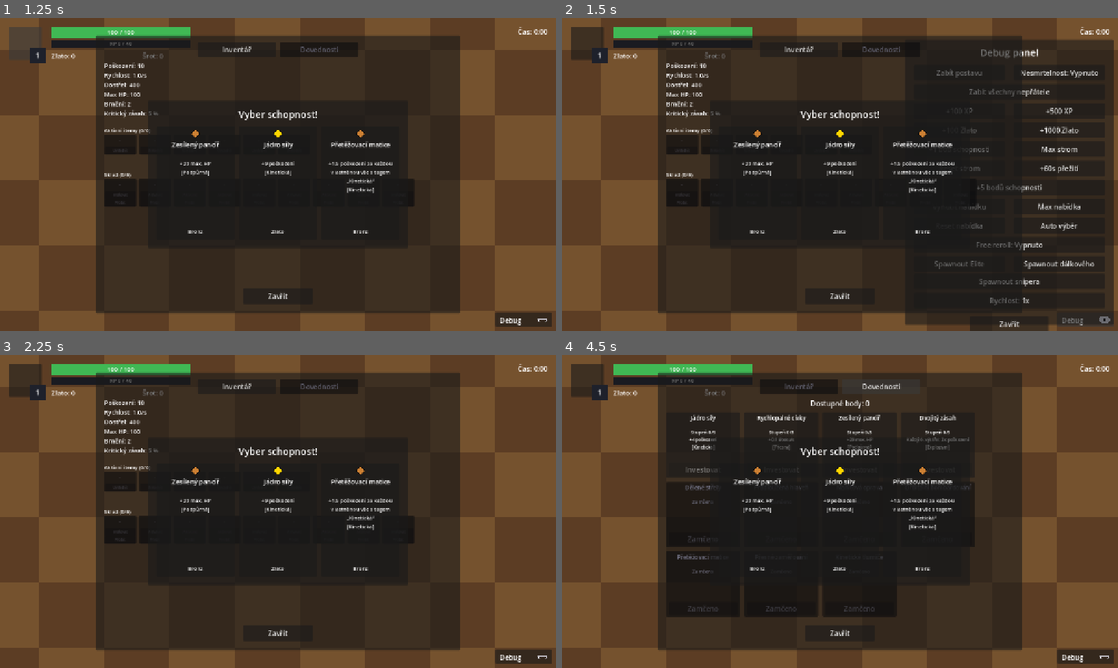
Above: before the commit, frames 1-4 (two rows, left to right).
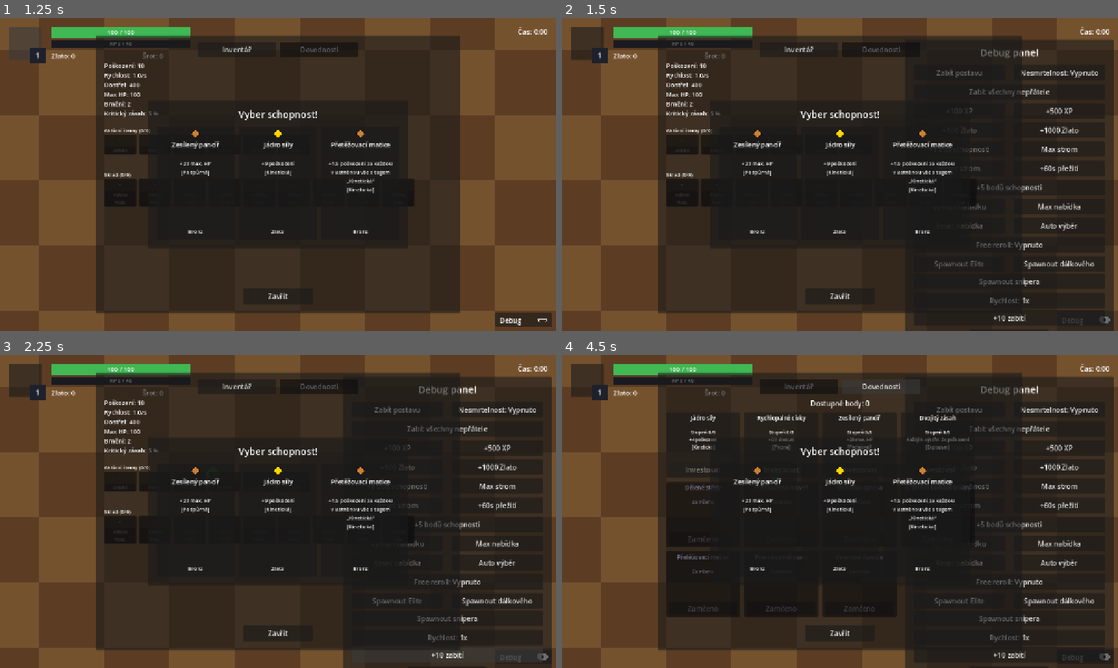
Above: after the commit, the same moments.

Repository: Wazzbi/auto-battler
Game: Godot game, scene res://scenes/main.tscn
Two runs of this game, one before a commit and one after it. Both use one fixed random seed, a clock stepped at 60 frames per second and the inputs below.
Inputs (mouse positions are in pixels of both pictures, inside the frame that each line leads up to):
- Up to frame 1 (1.25 s): click (27, 43) at 0.5 s
- Up to frame 2 (1.5 s): click "Debug" at 1.25 s
- Up to frame 3 (2.25 s): click (444, 655) at 2 s, where only the run after the commit has a clickable "+10 zabití"
- Up to frame 4 (4.5 s): click "Inventář" at 2.75 s; click (956, 411) at 3.5 s, where only the run after the commit has a clickable "Zabít postavu"; click "Dovednosti" at 4.25 s

Frame 1 is identical in both runs. In frame 2, 0.7% of the frame differs, in the area x 61-100%, y 94-100%; in frame 3, 21%, in the area x 61-100%, y 7-100%; in frame 4, 20%.

Commit message:
Nabídka schopností na základě počtu zabití místo časovače
Nahrazuje ABILITY_OFFER_INTERVAL_SECONDS (časovač) systémem vázaným na
tempo hráčova zabíjení - explicit user request, tempo voleb se má
odvíjet od toho, co hráč dělá, ne od hodin. Obchod zůstává zatím na
časovači beze změny.

game_manager.gd:
- enemies_killed počítá celkový počet zabití za běh
- _ability_kill_threshold(offer_index) - odmocninová křivka kumulativního
  prahu (10, 28, 52, 80, 112, ...), stejná filozofie jako
  _get_target_concurrent_count() v main.gd (postupný, ne skokový růst)
- enemy_defeated() dostal 4. parametr death_position, při překročení
  prahu emitne nový signál ability_pickup_dropped(position) - nabídka
  se NEspustí hned, jen se oznámí, že má dropnout kosočtverec
- request_ability_offer() - nové veřejné rozhraní pro "hráč sebral
  kosočtverec", debug_force_ability_draft() je teď jen alias nad ním
- debug_add_kills(count) pro rychlé testování bez grindění

scenes/pickups/ability_pickup.gd (nová scéna): zelený kosočtverec
(Polygon2D, procedurální, žádný asset), sleduje vzdálenost k hráči,
při vstupu do pickup_radius vyžádá nabídku a hned se zničí (zmizí při
doteku, ne až po výběru - jednodušší, bez rizika záměny dvou současně
ležících kosočtverců, explicit user rozhodnutí).

main.gd: naslouchá ability_pickup_dropped, spawne kosočtverec přesně
na místě smrti.

enemy.gd: _die() posílá global_position do enemy_defeated().

hud.gd/hud.tscn: nové Debug tlačítko "+10 zabití".

Ověřeno headless testy (13 + 5 + 5 kontrol): křivka prahů, přesné
spuštění na kill, co práh překročí, pozice kosočtverce, sběr v dosahu,
okamžité zničení, obchodní časovač beze změny.

CLAUDE.md: nová sekce "Schopnosti na základě zabití", top-down pivot
označen jako COMPLETE.

Co-Authored-By: Claude Sonnet 5 <noreply@anthropic.com>

Diff:
--- a/scenes/enemies/enemy.gd
+++ b/scenes/enemies/enemy.gd
@@ -107,5 +107,5 @@
 	if _is_dead:
 		return
 	_is_dead = true
-	GameManager.enemy_defeated(reward, xp_reward, scrap_reward)
+	GameManager.enemy_defeated(reward, xp_reward, scrap_reward, global_position)
 	queue_free()
--- a/scenes/main.gd
+++ b/scenes/main.gd
@@ -53,6 +53,11 @@
 ## nepřátelé - nahrazuje dřívější "jen na 10. vlně". PRVNÍ ODHAD (každé 3
 ## minuty), needoladěné hraním.
 @export var elite_checkpoints_seconds: Array[float] = [180.0, 360.0, 540.0, 720.0, 900.0]
+## Scéna zeleného kosočtverce (viz "Schopnosti na základě zabití" v
+## CLAUDE.md) - main.gd ho spawne na místě smrti nepřítele, který překročil
+## další práh zabití (GameManager.ability_pickup_dropped), stejně jako
+## spawnuje nepřátele - vlastní scénu/pozici, GameManager jen řekne KDY a KDE.
+@export var ability_pickup_scene: PackedScene
 
 @onready var player: Node2D = $Player
 @onready var camera: Camera2D = $Camera2D
@@ -77,6 +82,7 @@
 func _ready() -> void:
 	GameManager.game_over_triggered.connect(_on_game_over)
 	GameManager.game_won_triggered.connect(_on_game_won)
+	GameManager.ability_pickup_dropped.connect(_on_ability_pickup_dropped)
 
 	hud.connect_player(player)
 	hud.connect_main(self)
@@ -200,6 +206,19 @@
 	hud.show_victory(GameManager.currency)
 
 
+## Zavolá GameManager.enemy_defeated(), když zabitý nepřítel překročí další
+## kumulativní práh zabití (viz "Schopnosti na základě zabití" v CLAUDE.md) -
+## spawne zelený kosočtverec na místě smrti. Samotné vyžádání nabídky
+## (GameManager.request_ability_offer()) proběhne až při sebrání, viz
+## ability_pickup.gd.
+func _on_ability_pickup_dropped(position: Vector2) -> void:
+	if ability_pickup_scene == null:
+		return
+	var pickup: Node2D = ability_pickup_scene.instantiate()
+	add_child(pickup)
+	pickup.global_position = position
+
+
 # --- Debug panel ---------------------------------------------------------
 
 ## DEBUG: okamžitě dobije všechny živé nepřátele (přes jejich normální
--- a/scenes/main.tscn
+++ b/scenes/main.tscn
@@ -1,28 +1,30 @@
-[gd_scene load_steps=9 format=3]
+[gd_scene format=3 uid="uid://dm7rvfff60fdp"]
 
-[ext_resource type="Script" path="res://scenes/main.gd" id="1_main_script"]
+[ext_resource type="Script" uid="uid://3p2epm4iqclt" path="res://scenes/main.gd" id="1_main_script"]
 [ext_resource type="PackedScene" path="res://scenes/levels/level_01.tscn" id="2_level"]
 [ext_resource type="PackedScene" path="res://scenes/player/player.tscn" id="3_player"]
 [ext_resource type="PackedScene" path="res://scenes/enemies/enemy.tscn" id="4_enemy"]
-[ext_resource type="PackedScene" path="res://scenes/ui/hud.tscn" id="5_hud"]
+[ext_resource type="PackedScene" uid="uid://ly7hjb0bk35a" path="res://scenes/ui/hud.tscn" id="5_hud"]
 [ext_resource type="PackedScene" path="res://scenes/enemies/elite_enemy.tscn" id="6_elite_enemy"]
-[ext_resource type="Script" path="res://scenes/camera_follow.gd" id="7_camera_follow"]
+[ext_resource type="Script" uid="uid://ilkhblcakne1" path="res://scenes/camera_follow.gd" id="7_camera_follow"]
 [ext_resource type="PackedScene" path="res://scenes/enemies/ranged_enemy.tscn" id="8_ranged_enemy"]
 [ext_resource type="PackedScene" path="res://scenes/enemies/sniper_enemy.tscn" id="9_sniper_enemy"]
+[ext_resource type="PackedScene" path="res://scenes/pickups/ability_pickup.tscn" id="10_ability_pickup"]
 
-[node name="Main" type="Node2D"]
+[node name="Main" type="Node2D" unique_id=1752286728]
 script = ExtResource("1_main_script")
 enemy_scene = ExtResource("4_enemy")
 elite_enemy_scene = ExtResource("6_elite_enemy")
 ranged_enemy_scene = ExtResource("8_ranged_enemy")
 sniper_enemy_scene = ExtResource("9_sniper_enemy")
+ability_pickup_scene = ExtResource("10_ability_pickup")
 
-[node name="Level01" parent="." instance=ExtResource("2_level")]
+[node name="Level01" parent="." unique_id=75340192 instance=ExtResource("2_level")]
 
-[node name="Player" parent="." instance=ExtResource("3_player")]
+[node name="Player" parent="." unique_id=1875474481 instance=ExtResource("3_player")]
 position = Vector2(150, 500)
 
-[node name="Camera2D" type="Camera2D" parent="."]
+[node name="Camera2D" type="Camera2D" parent="." unique_id=1035582601]
 script = ExtResource("7_camera_follow")
 
-[node name="HUD" parent="." instance=ExtResource("5_hud")]
+[node name="HUD" parent="." unique_id=1687170449 instance=ExtResource("5_hud")]
--- /dev/null
+++ b/scenes/pickups/ability_pickup.gd
@@ -0,0 +1,35 @@
+extends Node2D
+## Zelený kosočtverec, který dropne na místo smrti nepřítele, jenž překročil
+## další kumulativní práh zabití (viz GameManager.enemy_defeated()/
+## _ability_kill_threshold(), "Schopnosti na základě zabití" v CLAUDE.md).
+## Hráč ho sebere pouhým průchodem nablízko (žádný klik/tlačítko, stejný
+## "gem pickup" princip jako ve Vampire Survivors) - jakmile je v dosahu
+## pickup_radius, ihned vyžádá nabídku schopností (GameManager.
+## request_ability_offer(), stejná fronta jako dřív spouštěl časovač nebo
+## konec vlny) a sám se zničí. Zmizí HNED při doteku, ne až po skutečném
+## výběru v panelu - vizuálně nerozeznatelné (panel hru pauzne prakticky ve
+## stejném snímku), ale jednodušší a bez rizika, že by dva současně ležící
+## kosočtverce spletly, který patří ke které nabídce (explicit user
+## rozhodnutí 2026-09-27).
+
+@export var pickup_radius: float = 40.0
+
+var _player_ref: Node2D = null
+var _collected: bool = false
+
+
+func _ready() -> void:
+	add_to_group("ability_pickups")
+	_player_ref = get_tree().get_first_node_in_group("player")
+
+
+func _process(_delta: float) -> void:
+	if _collected or GameManager.state != GameManager.State.PLAYING:
+		return
+	if _player_ref == null or not is_instance_valid(_player_ref):
+		return
+
+	if global_position.distance_to(_player_ref.global_position) <= pickup_radius:
+		_collected = true
+		GameManager.request_ability_offer()
+		queue_free()
--- /dev/null
+++ b/scenes/pickups/ability_pickup.tscn
@@ -0,0 +1,10 @@
+[gd_scene load_steps=2 format=3]
+
+[ext_resource type="Script" path="res://scenes/pickups/ability_pickup.gd" id="1_script"]
+
+[node name="AbilityPickup" type="Node2D"]
+script = ExtResource("1_script")
+
+[node name="Polygon2D" type="Polygon2D" parent="."]
+color = Color(0.2, 0.9, 0.3, 1)
+polygon = PackedVector2Array(0, -18, 18, 0, 0, 18, -18, 0)
--- a/scenes/ui/hud.gd
+++ b/scenes/ui/hud.gd
@@ -175,6 +175,10 @@
 ## se týkají souběžného systému SCHOPNOSTÍ (náhodná nabídka).
 @onready var debug_add_many_skill_points_button: Button = $Control/DebugPanel/AddManySkillPointsButton
 @onready var debug_force_ability_draft_button: Button = $Control/DebugPanel/ForceAbilityDraftButton
+## Posune GameManager.enemies_killed o 10 (viz "Schopnosti na základě
+## zabití" v CLAUDE.md) - pro rychlé přiblížení se dalšímu prahu bez
+## skutečného grindění zabití.
+@onready var debug_add_kills_button: Button = $Control/DebugPanel/AddKillsButton
 @onready var debug_max_abilities_button: Button = $Control/DebugPanel/MaxAbilitiesButton
 @onready var debug_reset_abilities_button: Button = $Control/DebugPanel/ResetAbilitiesButton
 @onready var debug_ability_auto_toggle: Button = $Control/DebugPanel/AbilityAutoToggle
@@ -979,6 +983,7 @@
 			GameManager.debug_add_skill_point()
 	)
 	debug_force_ability_draft_button.pressed.connect(func(): GameManager.debug_force_ability_draft())
+	debug_add_kills_button.pressed.connect(func(): GameManager.debug_add_kills(10))
 	debug_max_abilities_button.pressed.connect(func(): GameManager.debug_max_abilities())
 	debug_reset_abilities_button.pressed.connect(func(): GameManager.debug_reset_abilities())
 	debug_ability_auto_toggle.button_pressed = _ability_auto_enabled
--- a/scenes/ui/hud.tscn
+++ b/scenes/ui/hud.tscn
@@ -551,7 +551,7 @@
 offset_left = -490.0
 offset_top = 50.0
 offset_right = -10.0
-offset_bottom = 706.0
+offset_bottom = 750.0
 
 [node name="Title" type="Label" parent="Control/DebugPanel"]
 layout_mode = 0
@@ -736,12 +736,20 @@
 offset_bottom = 618.0
 text = "Rychlost: 1x"
 
+[node name="AddKillsButton" type="Button" parent="Control/DebugPanel"]
+layout_mode = 0
+offset_left = 20.0
+offset_top = 622.0
+offset_right = 460.0
+offset_bottom = 658.0
+text = "+10 zabití"
+
 [node name="CloseButton" type="Button" parent="Control/DebugPanel"]
 layout_mode = 0
 offset_left = 150.0
-offset_top = 636.0
+offset_top = 666.0
 offset_right = 330.0
-offset_bottom = 672.0
+offset_bottom = 702.0
 text = "Zavřít"
 
 [node name="CharacterPanel" type="Panel" parent="Control"]
--- a/scripts/autoload/game_manager.gd
+++ b/scripts/autoload/game_manager.gd
@@ -33,6 +33,13 @@
 ## dovednostního stromu výše - obě sdílí stejný `ABILITIES` katalog, ale
 ## každý svým vlastním mechanismem (viz "Schopnosti (náhodná nabídka)").
 signal ability_draft_ready(offered: Array)
+## Emitne se na zabití, které překročí další kumulativní práh zabití (viz
+## _ability_kill_threshold() a "Schopnosti na základě zabití" v CLAUDE.md) -
+## `position` je pozice, kde nepřítel zemřel. main.gd na to reaguje spawnutím
+## zeleného kosočtverce (ability_pickup.tscn) na tom místě; samotná nabídka
+## (pending_ability_drafts/ability_draft_ready) se NEspustí hned tady, ale
+## až hráč kosočtverec doopravdy sebere (viz request_ability_offer()).
+signal ability_pickup_dropped(position: Vector2)
 ## Emitne se po přidání nebo sloučení SCHOPNOSTI (owned_abilities) - HUD
 ## podle toho překreslí sloty vlastněných schopností. Bez parametru (jako
 ## shop_inventory_changed), protože jeden ability_id může mít víc současně
@@ -66,11 +73,12 @@
 ## do budoucna se čeká na komplexnější systém (nové typy nepřátel, jiné
 ## staty, ...), viz get_enemy_hp_multiplier().
 const ENEMY_HP_GROWTH_PER_MINUTE: float = 0.15
-## Jak často (v sekundách reálného přežití) přijde nová nabídka SCHOPNOSTÍ
-## (náhodný draft) - nahrazuje dřívější "po každé vlně". PRVNÍ ODHAD, ne
-## doladěné hraním - má nahradit rytmus, který dřív diktovalo tempo zabíjení,
-## teď je to čistě čas.
-const ABILITY_OFFER_INTERVAL_SECONDS: float = 45.0
+## Koeficient křivky pro kumulativní počet zabití potřebný na n-tou nabídku
+## SCHOPNOSTÍ (náhodný draft) - viz _ability_kill_threshold() a "Schopnosti
+## na základě zabití" v CLAUDE.md. Nahrazuje ABILITY_OFFER_INTERVAL_SECONDS
+## (2026-09-27, explicit user request - tempo voleb se má odvíjet od toho,
+## co hráč dělá /zabíjí/, ne od hodin). PRVNÍ ODHAD, ne doladěné hraním.
+const ABILITY_KILL_THRESHOLD_COEFFICIENT: float = 10.0
 ## Jak často (v sekundách reálného přežití) se automaticky otevře obchod -
 ## nahrazuje dřívější "na konci každého kola (10 vln)". PRVNÍ ODHAD.
 const SHOP_OPEN_INTERVAL_SECONDS: float = 240.0
@@ -305,9 +313,10 @@
 ## 2) **SCHOPNOSTI (náhodná nabídka)** - stejné jako PŮVODNÍ systém před
 ##    2026-09-26 (rarity+merge draft, `owned_abilities`/`pending_ability_drafts`
 ##    atd., viz "Schopnosti (náhodná nabídka)" níže) - spouštěč: po dopadu
-##    (jako vždy) A po každých `ABILITY_OFFER_INTERVAL_SECONDS` sekundách
-##    reálného přežití (top-down pivot Fáze 6, `_process()` výše - dřív po
-##    KAŽDÉ vlně, `_on_wave_cleared()`, teď na vlnách vůbec nezávisí).
+##    (jako vždy) A po překročení dalšího kumulativního prahu zabití (viz
+##    "Schopnosti na základě zabití", `_ability_kill_threshold()` v
+##    `enemy_defeated()` - top-down pivot Fáze 6 nejdřív svázal tenhle
+##    spouštěč s časem, 2026-09-27 přešel na počet zabití).
 ##
 ## Aby oba systémy mohly sdílet stejný `ABILITIES[id]` a přesto škálovat
 ## nezávisle, má aktivní schopnost DVĚ oddělená pole trigger hodnot:
@@ -434,10 +443,10 @@
 ## `ABILITIES` katalogem jako dovednostní strom výše - hráč tak může mít
 ## třeba "Jádro síly" na dovednostním stupni 2/3 A ZÁROVEŇ vlastnit 1
 ## nezávislou Stříbrnou kopii z náhodné nabídky, obojí se sčítá do
-## `get_stat_bonus()`. Spouštěč: po dopadové animaci (jako vždy) a po každých
-## `ABILITY_OFFER_INTERVAL_SECONDS` sekundách reálného přežití (top-down
-## pivot Fáze 6, `_process()` výše) - NE po level-upu, to je jen dovednostní
-## strom (viz výše).
+## `get_stat_bonus()`. Spouštěč: po dopadové animaci (jako vždy) a po sebrání
+## kosočtverce, který dropne na dalším prahu zabití (viz "Schopnosti na
+## základě zabití" níže) - NE po level-upu, to je jen dovednostní strom
+## (viz výše).
 const ABILITY_CHOICE_COUNT: int = 3
 ## Kolik stejných kopií stejné rarity stačí na sloučení do vyšší rarity - míň
 ## než obchodních 3 (viz SHOP_RARITY_* sekce), protože schopnosti se nabízí
@@ -455,10 +464,19 @@
 ## jako jediný zdroj obtížnostní/tempové progrese (top-down pivot 2026-09-27,
 ## Fáze 6). Resetuje se jen na skutečný Game Over (reset_game()).
 var survival_time: float = 0.0
-## Akumulátor pro ABILITY_OFFER_INTERVAL_SECONDS/SHOP_OPEN_INTERVAL_SECONDS -
-## viz _process() níže.
-var _ability_offer_timer: float = 0.0
+## Akumulátor pro SHOP_OPEN_INTERVAL_SECONDS - viz _process() níže. Obchod
+## zůstává na časovači (explicit user request 2026-09-27 - "obchod necháme
+## zatím na timing, vyřešíme to později"), jen nabídka schopností přešla na
+## počet zabití, viz enemies_killed/_ability_kill_threshold() níže.
 var _shop_open_timer: float = 0.0
+## Celkový počet zabitých nepřátel za AKTUÁLNÍ běh - jediný vstup pro
+## _ability_kill_threshold(). Resetuje se v reset_game().
+var enemies_killed: int = 0
+## Kolik nabídek schopností už bylo vyvoláno přes práh zabití (NE kolik jich
+## hráč reálně sebral - to sleduje pending_ability_drafts/owned_abilities) -
+## index do _ability_kill_threshold(), roste o 1 pokaždé, když enemy_defeated()
+## zjistí, že enemies_killed překročil další práh a emitne ability_pickup_dropped.
+var _ability_offers_granted_by_kills: int = 0
 var currency: int = 0
 ## Nakrafťovaná surovina (šrot) - vstup pro budoucí blueprinty/crafting v
 ## obchodě (viz "Suroviny a crafting" v CLAUDE.md). Zatím jediný typ suroviny,
@@ -524,16 +542,15 @@
 ## Kolikrát byla aktuální nabídka přehozená - roste s reroll_shop(), resetuje
 ## se na 0 při každé nové nabídce. Určuje cenu dalšího rerollu.
 var shop_reroll_count: int = 0
-## true od chvíle, co hráč v AKTUÁLNÍM běhu poprvé dohrál 10. vlnu - do té
-## doby je tlačítko Obchod v HUD neaktivní/šedé (viz hud.gd). Resetuje se
-## v reset_game() jako všechno ostatní run-scoped - nový běh musí 10. vlnu
-## dohrát znovu, stejně jako musí znovu sbírat úrovně a itemy.
+## true od chvíle, co v AKTUÁLNÍM běhu poprvé uplynul SHOP_OPEN_INTERVAL_
+## SECONDS - do té doby obchod vůbec nemá žádnou nabídku (viz hud.gd).
+## Resetuje se v reset_game() jako všechno ostatní run-scoped.
 var shop_available: bool = false
 ## true, když čeká na otevření AUTOMATICKY otevřená nabídka obchodu (viz
 ## SHOP_OPEN_INTERVAL_SECONDS), ale zrovna běží nevyřízená nabídka schopnosti -
-## viz _try_open_pending_shop(). Řeší kolizi: dva nezávislé časovače
-## (_ability_offer_timer/_shop_open_timer v _process()) se mohou trefit do
-## stejné sekundy, takže bez tohohle odložení by AbilityDraftPanel a
+## viz _try_open_pending_shop(). Řeší kolizi: obchodní časovač a sebrání
+## kosočtverce schopnosti (viz request_ability_offer()) se mohou trefit do
+## stejné chvíle, takže bez tohohle odložení by AbilityDraftPanel a
 ## ShopPanel mohly naskočit na sobě současně.
 var _shop_open_deferred: bool = false
 ## DEBUG: když true, reroll_shop() nic neúčtuje - pro rychlé testování bez
@@ -548,8 +565,9 @@
 ## hráč by se po restartu naskočil se staty z předchozí hry.
 func reset_game() -> void:
 	survival_time = 0.0
-	_ability_offer_timer = 0.0
 	_shop_open_timer = 0.0
+	enemies_killed = 0
+	_ability_offers_granted_by_kills = 0
 	currency = 0
 	enemies_alive = 0
 	state = State.INTRO
@@ -570,24 +588,16 @@
 
 
 ## Tiká jen ve State.PLAYING (stejný guard pattern jako player.gd's _process()
-## pro HP regen atd.) - jediné místo, které pohání celý kontinuální systém:
-## survival_time roste, a jakmile ABILITY_OFFER_INTERVAL_SECONDS/
-## SHOP_OPEN_INTERVAL_SECONDS uplyne, spustí se přesně ten samý mechanismus,
-## který dřív spouštěl _on_wave_cleared() (pending_ability_drafts/
-## _try_offer_next_ability_draft()) resp. _start_new_loop() (_open_periodic_
-## shop()) - jen jiný spouštěč, ne jiná logika po spuštění.
+## pro HP regen atd.) - pohání survival_time a periodický obchod
+## (SHOP_OPEN_INTERVAL_SECONDS, zatím zůstává na časovači, viz _shop_open_timer
+## výše). Nabídka schopností už NENÍ časová - viz enemy_defeated()/
+## _ability_kill_threshold() níže.
 func _process(delta: float) -> void:
 	if state != State.PLAYING:
 		return
 
 	survival_time += delta
 	survival_time_changed.emit(survival_time)
-
-	_ability_offer_timer += delta
-	if _ability_offer_timer >= ABILITY_OFFER_INTERVAL_SECONDS:
-		_ability_offer_timer -= ABILITY_OFFER_INTERVAL_SECONDS
-		pending_ability_drafts += 1
-		_try_offer_next_ability_draft()
 
 	_shop_open_timer += delta
 	if _shop_open_timer >= SHOP_OPEN_INTERVAL_SECONDS:
@@ -602,19 +612,55 @@
 	enemies_alive += 1
 
 
-## Zavolá nepřítel při své smrti - přidá měnu, suroviny i XP. STALE poznámka:
+## Zavolá nepřítel při své smrti - přidá měnu, suroviny i XP a zkontroluje,
+## jestli tenhle konkrétní zabitý nepřítel překročil další kumulativní práh
+## zabití (viz _ability_kill_threshold() níže) - pokud ano, emitne
+## ability_pickup_dropped(death_position), na což main.gd reaguje spawnutím
+## zeleného kosočtverce (viz "Schopnosti na základě zabití" v CLAUDE.md).
+## `death_position` je nepovinná (default Vector2.ZERO) jen kvůli zpětné
+## kompatibilitě volajících, co pozici neznají - v praxi ji vždycky posílá
+## enemy.gd's _die() (global_position v okamžiku smrti). STALE poznámka:
 ## dřív tu byla i kontrola "vlna vyčištěná" (enemies_alive<=0 &&
 ## enemies_remaining_to_spawn<=0 -> _on_wave_cleared()) - ta odpadla úplně
-## spolu s celým vlnovým systémem (Fáze 6); spawn nepřátel i milníky
-## (schopnosti/obchod) teď běží čistě na čase (viz _process() výše), ne na
-## tom, kolik jich hráč zrovna zabil.
-func enemy_defeated(reward: int, xp_reward: int, scrap_reward: int = 0) -> void:
+## spolu s celým vlnovým systémem (Fáze 6); spawn nepřátel a obchod běží na
+## čase (viz _process() výše), nabídka schopností teď na počtu zabití.
+func enemy_defeated(reward: int, xp_reward: int, scrap_reward: int = 0, death_position: Vector2 = Vector2.ZERO) -> void:
 	currency += reward
 	currency_changed.emit(currency)
 	scrap += scrap_reward
 	scrap_changed.emit(scrap)
 	add_xp(xp_reward)
 	enemies_alive -= 1
+
+	_register_kill_toward_ability_pickup(death_position)
+
+
+## Sdíleno mezi enemy_defeated() a debug_add_kills() - vytažené zvlášť, ať
+## debug tlačítko nemusí duplikovat práh-kontrolní logiku.
+func _register_kill_toward_ability_pickup(death_position: Vector2) -> void:
+	enemies_killed += 1
+	if enemies_killed >= _ability_kill_threshold(_ability_offers_granted_by_kills):
+		_ability_offers_granted_by_kills += 1
+		ability_pickup_dropped.emit(death_position)
+
+
+## Kumulativní počet zabití potřebný na (offer_index + 1)-tou nabídku
+## schopností po zabíjení (offer_index je 0-indexovaný - 0 pro první
+## nabídku). Odmocninová křivka (stejná filozofie jako
+## _get_target_concurrent_count() v main.gd - postupný, ne skokový růst):
+## 10, 28, 52, 80, 112, 147, 185, 226, 270, 316 pro prvních 10 nabídek s
+## ABILITY_KILL_THRESHOLD_COEFFICIENT=10. PRVNÍ ODHAD koeficientu.
+func _ability_kill_threshold(offer_index: int) -> int:
+	return int(round(ABILITY_KILL_THRESHOLD_COEFFICIENT * pow(offer_index + 1, 1.5)))
+
+
+## Veřejné rozhraní pro "hráč právě sebral kosočtverec schopnosti" (viz
+## ability_pickup.gd) - stejná fronta/mechanismus, jaký dřív spouštěl
+## časovač nebo _on_wave_cleared(), jen se veřejně pojmenovaným vstupním
+## bodem místo sahání na privátní _try_offer_next_ability_draft() zvenčí.
+func request_ability_offer() -> void:
+	pending_ability_drafts += 1
+	_try_offer_next_ability_draft()
 
 
 ## Obchod se odemyká a nabízí novou nabídku po SHOP_OPEN_INTERVAL_SECONDS
@@ -1399,10 +1445,22 @@
 
 
 ## DEBUG: rovnou vynutí jednu nabídku SCHOPNOSTI (náhodný draft) bez čekání
-## na konec vlny
+## na sebrání kosočtverce - jen tenký alias pro request_ability_offer(),
+## pojmenovaný podle konvence Debug panelu.
 func debug_force_ability_draft() -> void:
-	pending_ability_drafts += 1
-	_try_offer_next_ability_draft()
+	request_ability_offer()
+
+
+## DEBUG: přidá `count` k enemies_killed a zkontroluje případné překročené
+## prahy (viz _register_kill_toward_ability_pickup()) - pro rychlé
+## přiblížení se dalšímu prahu bez skutečného grindění zabití. Může emitnout
+## ability_pickup_dropped víckrát najednou, pokud `count` přeskočí víc než
+## jeden práh naráz - stejné chování jako by přišlo z opravdových zabití.
+## Position kosočtverce je Vector2.ZERO (souřadnice počátku) - stačí pro
+## otestování mechanismu samotného, ne pro realistické umístění.
+func debug_add_kills(count: int) -> void:
+	for i in count:
+		_register_kill_toward_ability_pickup(Vector2.ZERO)
 
 
 ## DEBUG: nastaví každou schopnost (náhodná nabídka) rovnou na 1 kopii
Not shown, changed: CLAUDE.md
